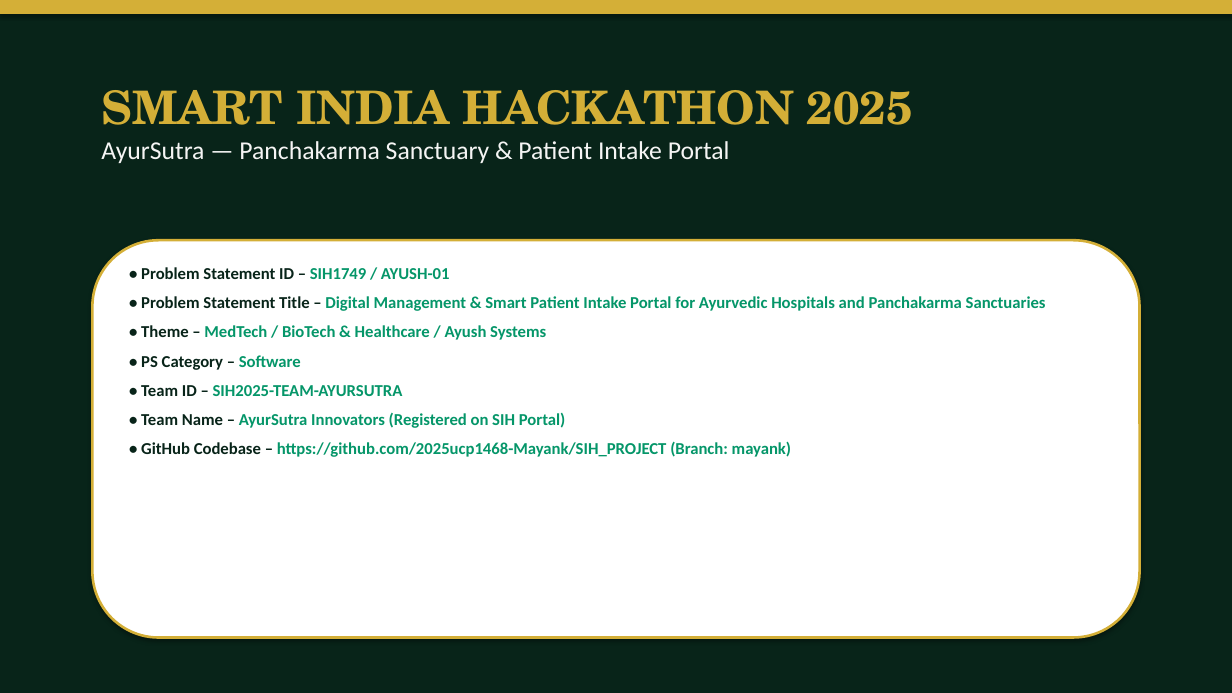
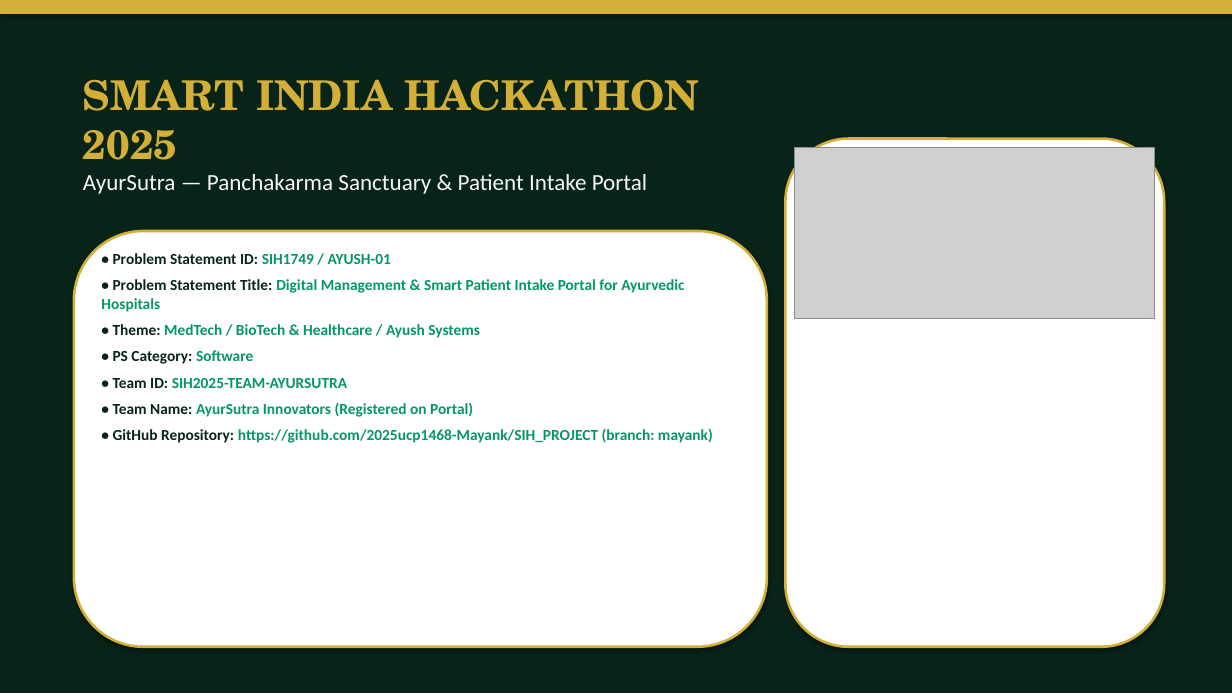
Before and after one commit to 2025ucp1468-Mayank/SIH_PROJECT, a slide deck: slide 1 of SIH_ppt.ppt. Drawn at 1232x693 pixels with LibreOffice and Linux fonts; fonts in the diff are those of the drawing; grey boxes stand for pictures. Boxes give left, top, right and bottom in pixels: in the first picture for what was removed or moved away, otherwise in the second. Text is boxed around its words. In the diff, an @@ line names an element or a change of style, - is before the commit and + after.

Commit message:
Add SIH_ppt_final.pptx with high-res UI screenshots embedded on Slides 1 to 5

```diff
--- a/SIH_ppt.ppt
+++ b/SIH_ppt.ppt
@@ text "SMART INDIA HACKATHON 2025": place and size @@
-text "SMART INDIA HACKATHON 2025" at <box>101,90,913,163</box>
+text "SMART INDIA HACKATHON 2025" at <box>83,79,699,194</box>
@@ text "SMART INDIA HACKATHON 2025" at <box>83,79,699,194</box>: size 36 to 32 pt in "SMART INDIA HACKATHON 2025"; size 20 to 18 pt in "AyurSutra — Panchakarma Sanctuary & Patient Intake ..." @@
@@ rounded rectangle added at <box>786,139,1165,647</box>, fill #FFFFFF, outline #D4AF37 2 pt @@
@@ picture added at <box>795,148,1155,319</box> @@
@@ rounded rectangle: place and size @@
-rounded rectangle at <box>92,240,1140,638</box>
+rounded rectangle at <box>74,231,767,647</box>
@@ text at <box>101,253,713,443</box>: text changed; size 13 to 12 pt @@
-• Problem Statement ID – SIH1749 / AYUSH-01
-• Problem Statement Title – Digital Management & Smart Patient Intake Portal for Ayurvedic Hospitals and Panchakarma Sanctuaries
-• Theme – MedTech / BioTech & Healthcare / Ayush Systems
-• PS Category – Software
-• Team ID – SIH2025-TEAM-AYURSUTRA
-• Team Name – AyurSutra Innovators (Registered on SIH Portal)
-• GitHub Codebase – https://github.com/2025ucp1468-Mayank/SIH_PROJECT (Branch: mayank)
+• Problem Statement ID: SIH1749 / AYUSH-01
+• Problem Statement Title: Digital Management & Smart Patient Intake Portal for Ayurvedic Hospitals
+• Theme: MedTech / BioTech & Healthcare / Ayush Systems
+• PS Category: Software
+• Team ID: SIH2025-TEAM-AYURSUTRA
+• Team Name: AyurSutra Innovators (Registered on Portal)
+• GitHub Repository: https://github.com/2025ucp1468-Mayank/SIH_PROJECT (branch: mayank)
```
Also in this commit, not shown: 5 other slides changed, 5 other files.
